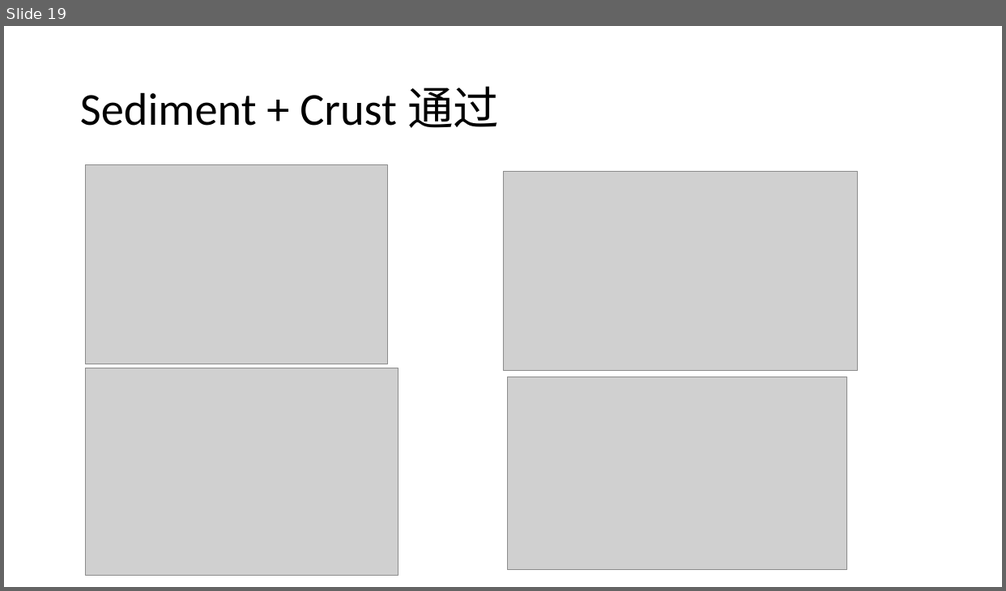
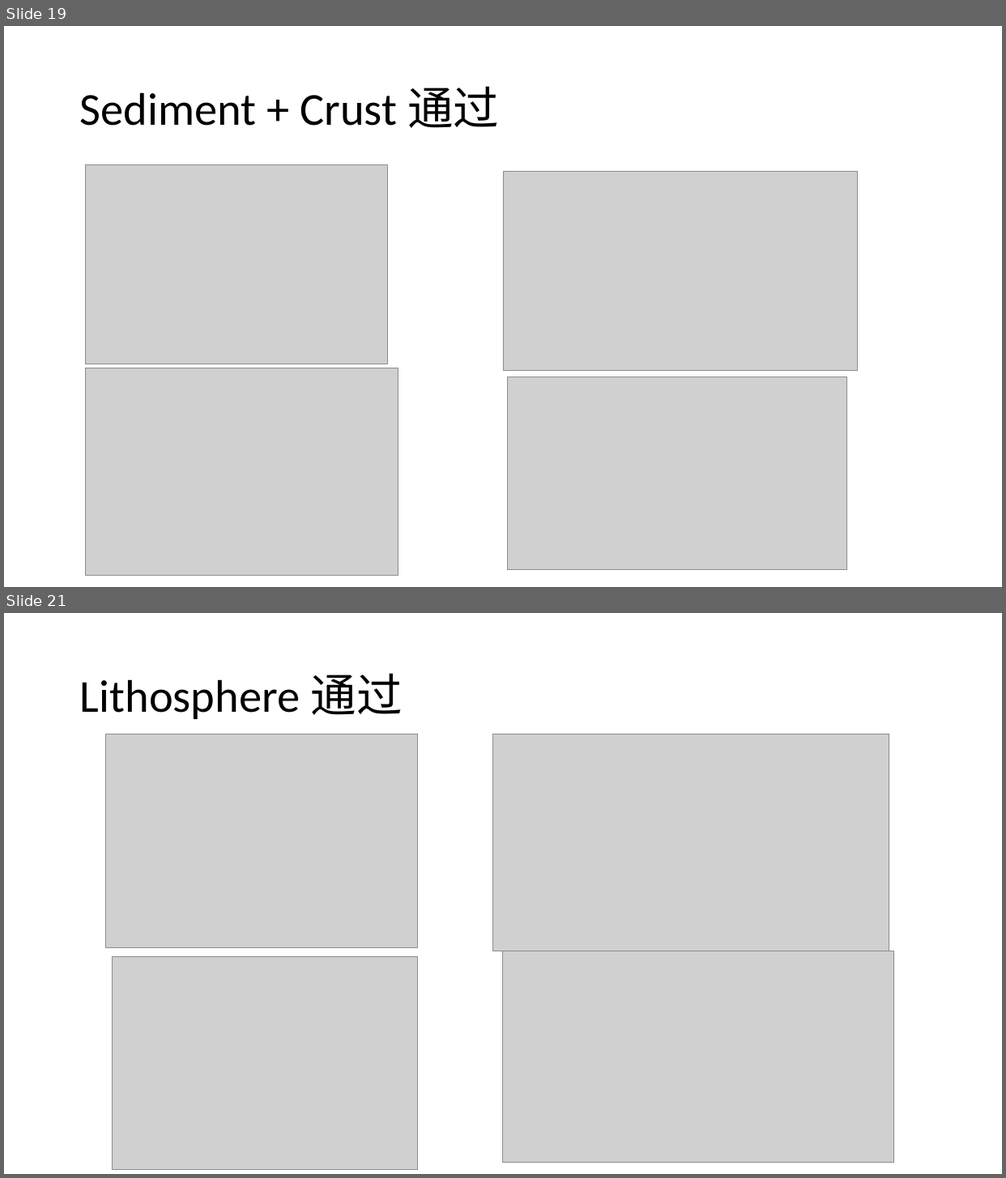
Before and after one commit to KyoChigo/Geo-nu_Simulation, a slide deck: Slides.pptx. Shown one above the other, each under a label of ours: slide 19 before the commit, slides 19 and 21 after it; the slides between them are not shown. The pictures are 1006x591 and 1006x1178 pixels, drawn with LibreOffice and Linux fonts; fonts in the diff are those of the drawing; grey boxes stand for pictures. Boxes give left, top, right and bottom in pixels: in the first picture for what was removed or moved away, otherwise in the second. Text is boxed around its words. In the diff, an @@ line names an element or a change of style, - is before the commit and + after.

```diff
--- a/Slides.pptx
+++ b/Slides.pptx
@@ slide 21 added at (4,613,1002,1174), background #FFFFFF @@
@@ title added at (80,673,403,719), 44 pt, text #000000 @@
+Lithosphere 通过
@@ picture added at (106,734,418,948) @@
@@ picture added at (493,734,889,952) @@
@@ picture added at (503,951,894,1162) @@
@@ picture added at (113,956,418,1170) @@
```
Also in this commit, not shown: 1 other slide added, 33 other files.
